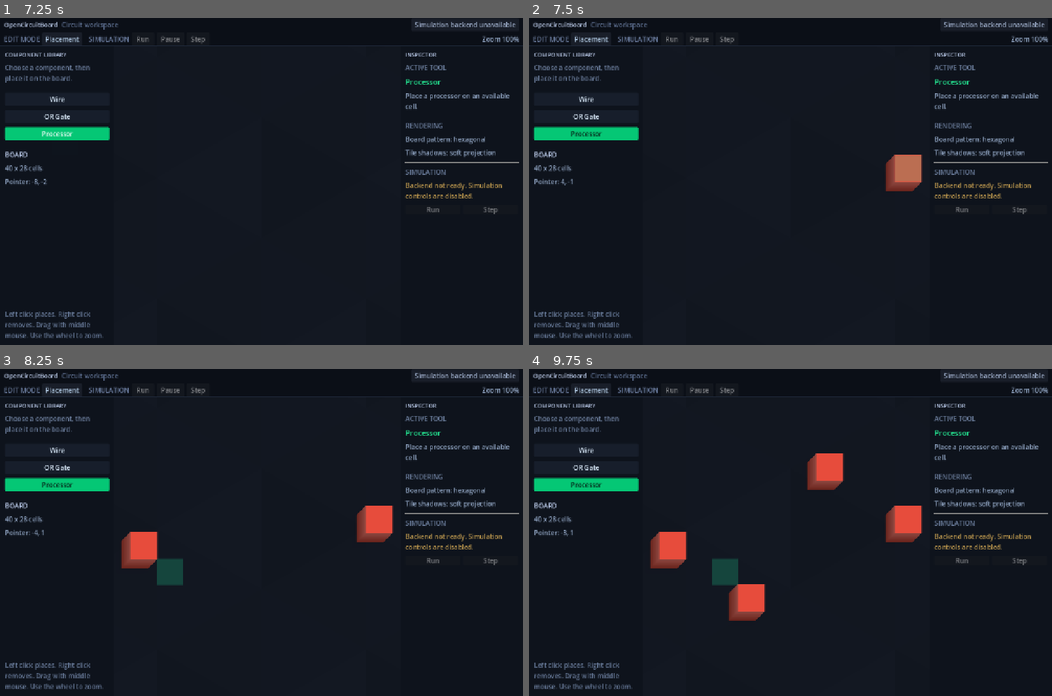
Above: before the commit, frames 1-4 (two rows, left to right).
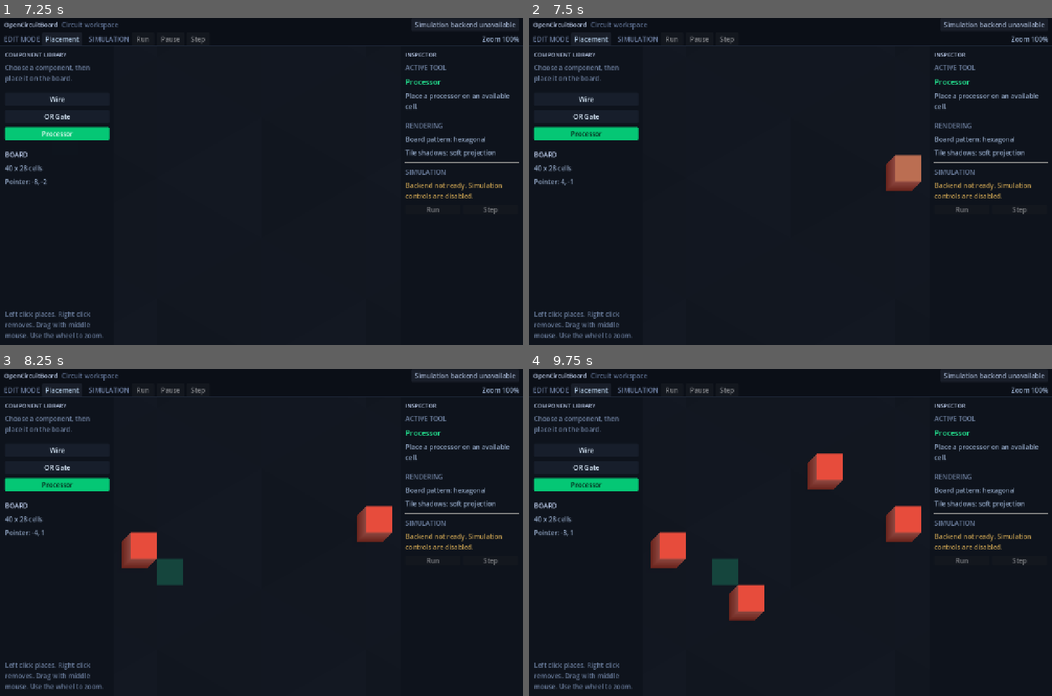
Above: after the commit, the same moments.

Repository: Erlkonigal/OpenCircuitBoard
Game: Godot game, scene res://main.tscn
The game is run twice, just before and just after one commit, with the same random seed, the same clock (stepped at 60 frames per second) and the same inputs.
Inputs (mouse positions are in pixels of both pictures, inside the frame that each line leads up to):
- Up to frame 1 (7.25 s): click "Wire" at 0.5 s; click "OR Gate" at 1.25 s; click "Processor" at 2 s; click "Wire" at 2.75 s; click "OR Gate" at 3.5 s; click "Processor" at 4.25 s; click "Wire" at 5 s; click "OR Gate" at 5.75 s; click "Processor" at 6.5 s
- Up to frame 2 (7.5 s): tap Enter at 7.25 s; move the mouse to (905, 165) at 7.27 s; click (905, 165) at 7.42 s
- Up to frame 3 (8.25 s): tap Space at 8 s; drag from (156, 548) to (235, 597) at 8.02 s
- Up to frame 4 (9.75 s): tap Enter at 8.75 s; move the mouse to (842, 460) at 8.77 s; click (842, 460) at 8.92 s; tap Space at 9.5 s; drag from (764, 597) to (633, 483) at 9.52 s

Frame 1 is identical in both runs. In frame 2, less than 0.1% of the frame differs, in the area x 68-76%, y 41-53%; in frame 3, 0.2%; in frame 4, 0.3%, in the area x 23-76%, y 25-77%.

Commit message:
Restrict tile surfaces to original UV bounds
Keep the one-pixel bleed as a mipmap sampling gutter while clipping top, extrusion, and shadow alpha to the original grid.

Diff:
--- a/scripts/circuitTile.gd
+++ b/scripts/circuitTile.gd
@@ -40,6 +40,11 @@
 	baseBlock.texture = ImageTexture.create_from_image(image)
 	baseBlock.ignore_texture_size = true
 	baseBlock.texture_filter = CanvasItem.TEXTURE_FILTER_LINEAR_WITH_MIPMAPS
+	var material := baseBlock.material as ShaderMaterial
+	if material:
+		var topUvStart := float(offset) / totalSize
+		var topUvEnd := float(offset + int(cellSize)) / totalSize
+		material.set_shader_parameter("topUvBounds", Vector4(topUvStart, topUvStart, topUvEnd, topUvEnd))
 
 	iconRect.size = Vector2.ONE * cellSize
 	iconRect.position = -iconRect.size / 2.0
--- a/shaders/tileExtrusion.gdshader
+++ b/shaders/tileExtrusion.gdshader
@@ -3,6 +3,7 @@
 
 uniform vec4 topColor : source_color = vec4(1.0);
 uniform vec4 sideShadowColor : source_color = vec4(0.25, 0.25, 0.25, 1.0);
+uniform vec4 topUvBounds = vec4(0.0, 0.0, 1.0, 1.0);
 uniform float extrusionDepth : hint_range(0.0, 100.0) = 32.0;
 uniform vec2 extrusionDirection = vec2(-0.707, 0.707);
 uniform vec4 shadowColor : source_color = vec4(0.0, 0.0, 0.0, 0.4);
@@ -12,16 +13,25 @@
 uniform float shadowEdgeBlur : hint_range(0.0, 5.0) = 2.5;
 uniform float stepDensity : hint_range(0.1, 1.0) = 0.25;
 
+float topUvMask(vec2 uv) {
+	return step(topUvBounds.x, uv.x)
+		* step(topUvBounds.y, uv.y)
+		* step(uv.x, topUvBounds.z)
+		* step(uv.y, topUvBounds.w);
+}
+
 void fragment() {
 	vec2 pixelSize = TEXTURE_PIXEL_SIZE;
 	float depth = max(extrusionDepth, 0.001);
 	vec4 surface = texture(TEXTURE, UV);
+	surface.a *= topUvMask(UV);
 	vec4 result = vec4(topColor.rgb * surface.a * COLOR.rgb, surface.a * COLOR.a);
 	float opacityMask = result.a;
 
 	if (opacityMask < 0.99) {
 		for (float distance = stepDensity; distance <= depth; distance += stepDensity) {
-			float sourceAlpha = texture(TEXTURE, UV - extrusionDirection * distance * pixelSize).a;
+			vec2 sourceUv = UV - extrusionDirection * distance * pixelSize;
+			float sourceAlpha = texture(TEXTURE, sourceUv).a * topUvMask(sourceUv);
 			if (sourceAlpha > 0.001) {
 				float layerProgress = distance / depth;
 				vec3 layerColor = mix(sideShadowColor.rgb + vec3(0.15), sideShadowColor.rgb, layerProgress);
@@ -42,7 +52,8 @@
 		float shadowAmount = 0.0;
 		for (float distance = 0.0; distance <= depth; distance += 2.0) {
 			vec2 sliceOffset = extrusionDirection * distance * pixelSize;
-			float blockerAlpha = textureLod(TEXTURE, UV - sliceOffset - shadowShift, shadowEdgeBlur).a;
+			vec2 blockerUv = UV - sliceOffset - shadowShift;
+			float blockerAlpha = textureLod(TEXTURE, blockerUv, shadowEdgeBlur).a * topUvMask(blockerUv);
 			if (blockerAlpha > 0.0) {
 				float distanceRatio = distance / depth;
 				float fade = pow(1.0 - distanceRatio, shadowFadePower);
